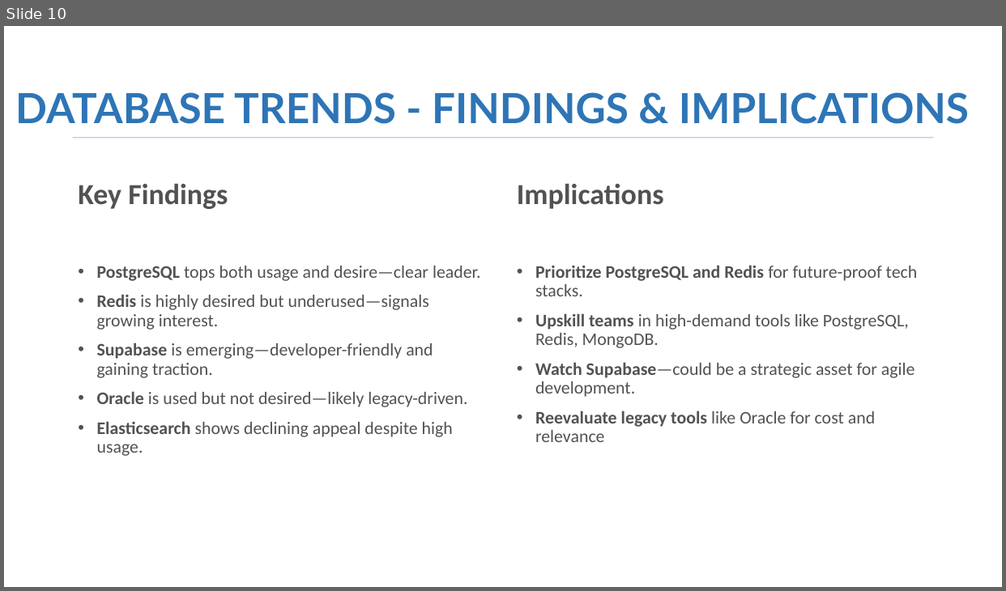
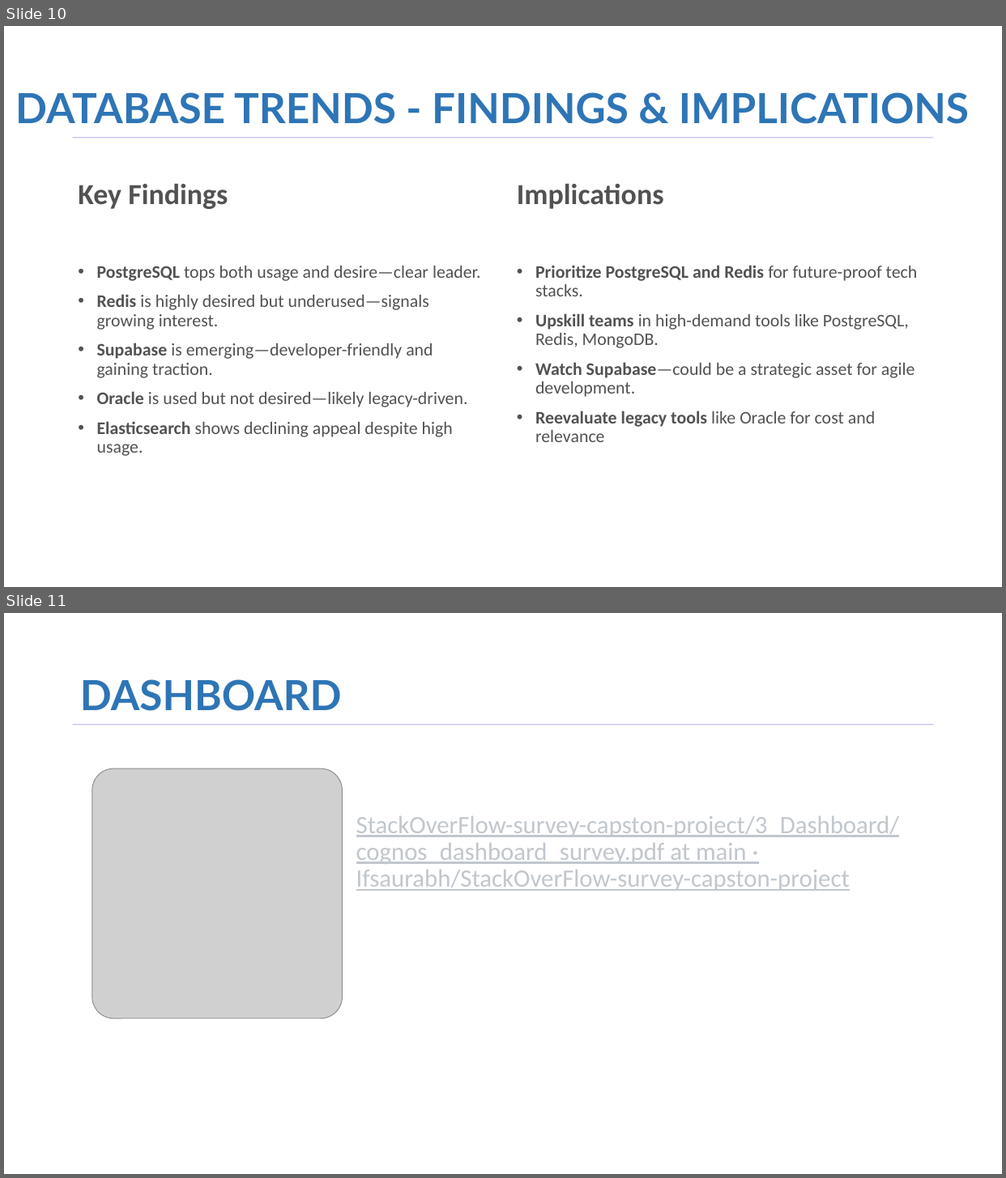
Before and after one commit to Ifsaurabh/StackOverFlow-survey-capston-project, a slide deck: 4_Report/capstone-story.pptx. Shown one above the other, each under a label of ours: slide 10 before the commit, slides 10 and 11 after it. The pictures are 1006x591 and 1006x1178 pixels, drawn with LibreOffice and Linux fonts; fonts in the diff are those of the drawing; grey boxes stand for pictures; background and template pictures are left out. Boxes give left, top, right and bottom in pixels: in the first picture for what was removed or moved away, otherwise in the second. Text is boxed around its words. In the diff, an @@ line names an element or a change of style, - is before the commit and + after.

Commit message:
updated ppt

```diff
--- a/4_Report/capstone-story.pptx
+++ b/4_Report/capstone-story.pptx
@@ slide 11 added at <box>4,613,1002,1174</box>, background #FFFFFF; not listed: 1 template element that a slide beside it also shows @@
@@ title added at <box>80,679,342,711</box>, 40 pt, text #2E75B6, bold @@
+DASHBOARD
@@ picture added at <box>92,769,343,1019</box> @@
@@ text added at <box>356,816,900,891</box>, 24 pt, text #C1C7CD, underline @@
+StackOverFlow-survey-capston-project/3_Dashboard/cognos_dashboard_survey.pdf at main · Ifsaurabh/StackOverFlow-survey-capston-project
```
Also in this commit, not shown: 1 slide removed.
